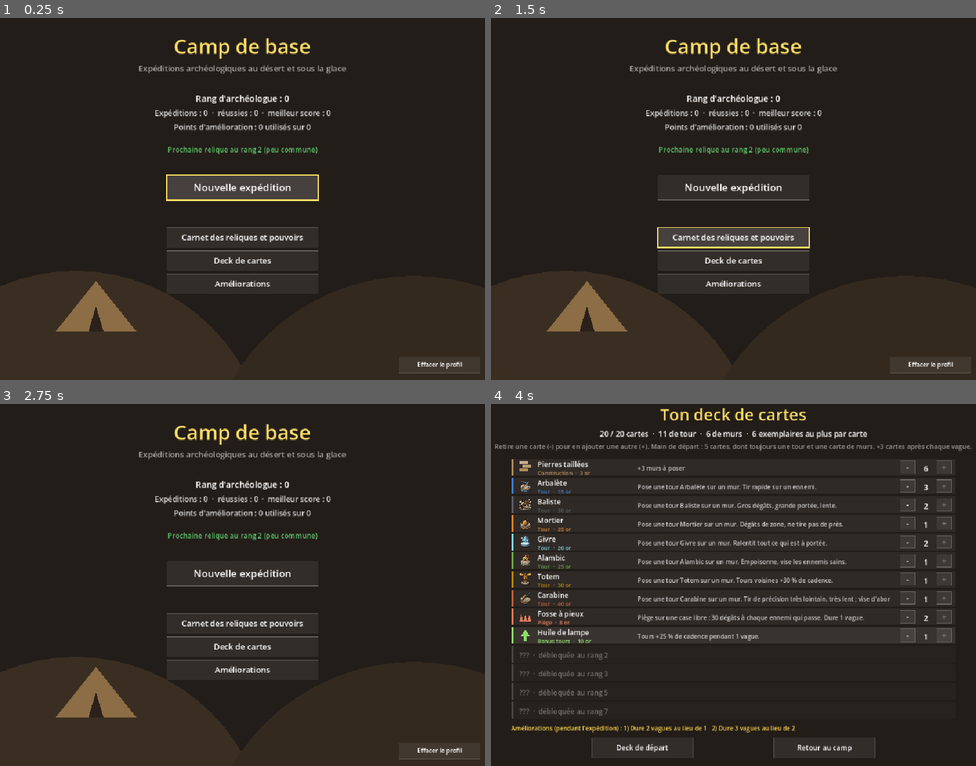
Above: before the commit, frames 1-4 (two rows, left to right).
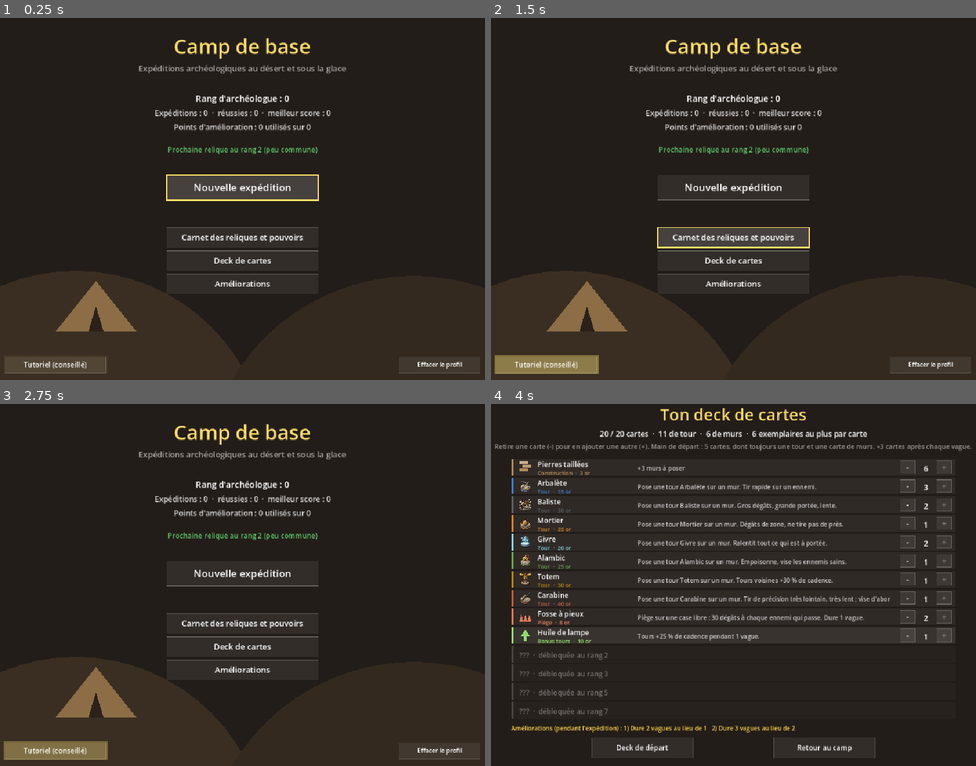
Above: after the commit, the same moments.

Repository: lamierizcoree/tower-defense-archeo
Game: Godot game, scene res://scenes/hub.tscn
Same seed, same stepped clock (60 frames per second), same inputs: the game is played once before the commit and once after it.
Inputs (mouse positions are in pixels of both pictures, inside the frame that each line leads up to):
- Up to frame 1 (0.25 s): no input
- Up to frame 2 (1.5 s): tap Enter at 0.5 s; move the mouse to (840, 177) at 0.52 s; tap E at 0.6 s; click (840, 177) at 0.67 s; tap Space at 0.77, 1.07, 1.25 s; drag from (636, 213) to (709, 267) at 1.27 s
- Up to frame 3 (2.75 s): move the mouse to (291, 498) at 2.02 s; tap Keypad Enter at 2.1 s; click (291, 498) at 2.17 s; tap E at 2.3 s
- Up to frame 4 (4 s): drag from (709, 653) to (588, 523) at 2.77 s; tap Enter at 3.5 s; move the mouse to (879, 635) at 3.52 s; tap E at 3.6 s; click (879, 635) at 3.67 s; tap Space at 3.77 s

The runs differ from the first frame. In frame 1, 0.2% of the frame differs, in the area x 1-22%, y 93-99%; in frame 2, 1.1%, in the area x 0-23%, y 93-99%; in frame 3, 1.1%; in frame 4, less than 0.1%.

Commit message:
Tutoriel guidé : murs, chemin des ennemis, cartes et deck
- Niveau guidé en 11 étapes, lancé depuis le camp de base (bouton mis en avant
  tant que le tutoriel n'a pas été fait).
- Main et pioche fixées pour que les explications collent ; 2 vagues faciles,
  pas de dunes ni de tempête.
- La dernière étape explique la construction du deck et ouvre l'écran du deck.
- L'expédition en cours est mise de côté pendant le tutoriel puis restaurée.

Co-Authored-By: Claude Opus 5.5 <noreply@anthropic.com>
Claude-Session: https://claude.ai/code/session_017Les4StdZwkxWptUMUJtZx

Diff:
--- /dev/null
+++ b/scripts/data/tutorial.gd
@@ -0,0 +1,96 @@
+class_name Tutorial
+extends RefCounted
+## Le tutoriel : un petit niveau guidé, lancé depuis le camp de base.
+## On y apprend à poser des murs, à lire le chemin des ennemis, à jouer des cartes
+## (murs et tours), à lancer une vague, puis comment construire son deck.
+##
+## Chaque étape a un titre, un texte et une condition pour passer à la suivante :
+##   "next"   : le joueur clique sur Suivant
+##   sinon    : une condition vérifiée sur le niveau (voir done())
+## L'expédition en cours, s'il y en a une, est mise de côté pendant le tutoriel (voir run_state.gd).
+
+const LAYOUT := "d1"
+const START_GOLD := 80
+const WAVES := [
+	{"enemies": ["eclaireur", "eclaireur", "eclaireur", "eclaireur", "eclaireur", "eclaireur"], "hp_mult": 0.8},
+	{"enemies": ["eclaireur", "eclaireur", "rapide", "eclaireur", "rapide", "eclaireur", "rapide", "eclaireur"], "hp_mult": 0.9},
+]
+## Main de départ, puis les cartes piochées après la 1re vague (dans l'ordre).
+const HAND := ["murs", "arbalete", "givre", "murs", "lampe"]
+const NEXT_DRAWS := ["pointes", "arbalete", "murs"]
+## Le reste du deck (pour qu'il fasse 20 cartes, comme un vrai deck).
+const REST := ["murs", "murs", "arbalete", "baliste", "givre", "mortier", "alambic", "totem", "carabine", "pointes", "lampe", "murs"]
+
+const STEPS := [
+	{"title": "Bienvenue au chantier de fouilles !",
+		"text": "Les ennemis sortent des cases vertes et marchent vers la case violette. Chacun qui l'atteint te coûte des vies.\nLes petits points rouges montrent leur chemin.",
+		"until": "next"},
+	{"title": "1. Pose des murs",
+		"text": "Tu as 5 murs (en bas à gauche). Clique sur des cases vides, près des points, pour poser au moins 3 murs.\nObserve les points : le chemin fait un détour.",
+		"until": "walls"},
+	{"title": "2. Le chemin des ennemis",
+		"text": "Les ennemis prennent toujours le chemin le plus court. Plus le détour est long, plus ils restent sous le feu de tes tours.\nUn mur qui fermerait tout le passage est refusé : il reste toujours un chemin.\nClic droit sur un mur : il revient dans ta réserve.",
+		"until": "next"},
+	{"title": "3. Plus de murs avec une carte",
+		"text": "Tes actions viennent de ta main de cartes, en bas. Chaque carte coûte de l'or.\nClique sur la carte Pierres taillées : +3 murs pour 3 or. Pose-les ensuite.",
+		"until": "wall_card"},
+	{"title": "4. Pose une tour",
+		"text": "Clique sur la carte Arbalète (elle s'encadre en jaune), puis clique sur un de tes murs : la tour se pose dessus.\nChoisis un mur collé au chemin. Le cercle bleu montre la portée.",
+		"until": "tower"},
+	{"title": "5. Une deuxième tour",
+		"text": "Pose aussi le Givre : il ralentit tous les ennemis à sa portée, donc les autres tours tirent plus longtemps.\nSurvole une tour ou une carte pour voir ses chiffres.",
+		"until": "two_towers"},
+	{"title": "6. Lance la vague",
+		"text": "Clique sur Vague ▶ en haut à droite (ou Espace).\nAvant, tu peux survoler « Prochaine vague (i) » pour voir qui arrive.",
+		"until": "wave"},
+	{"title": "Regarde-les marcher",
+		"text": "Les ennemis suivent les points. Si tu poses un mur pendant la vague, ils changent de chemin aussitôt.\nVitesse x2 accélère le jeu.",
+		"until": "wave_over"},
+	{"title": "7. De nouvelles cartes",
+		"text": "Après chaque vague, tu pioches 3 cartes. Les cartes jouées vont dans la défausse ; quand la pioche est vide, la défausse est remélangée.\nTu as pioché une Fosse à pieux : choisis-la, puis clique sur une case du chemin.",
+		"until": "trap"},
+	{"title": "8. Améliorer une tour",
+		"text": "Clique sur une tour posée pour ouvrir son menu : le niveau 2 la renforce, le niveau 3 donne une spécialisation. Ça se paie en or.\nQuand tu es prêt, lance la dernière vague.",
+		"until": "level_over"},
+	{"title": "Bravo, le chantier est sauvé !",
+		"text": "Dernière chose : ton deck. Au camp de base, le bouton « Deck de cartes » permet de choisir tes 20 cartes :\n• au moins une carte de tour et une carte de murs, 6 exemplaires au plus par carte ;\n• de nouvelles cartes se débloquent avec ton rang d'archéologue ;\n• après chaque victoire, l'atelier améliore une carte (2 fois au plus) pour toute l'expédition.\nUn bon deck a assez de murs pour construire et des tours variées.",
+		"until": "end"},
+]
+
+
+## Liste des cartes du tutoriel, dans l'ordre : main, puis pioche (la fin de la liste est piochée d'abord).
+static func deck() -> Array:
+	var list := []
+	for id in HAND + REST:
+		list.append({"id": id, "lvl": 0})
+	var next := NEXT_DRAWS.duplicate()
+	next.reverse()
+	for id in next:
+		list.append({"id": id, "lvl": 0})
+	return list
+
+
+static func waves() -> Array:
+	return WAVES.duplicate(true)
+
+
+## L'étape est-elle terminée ? lv = le niveau (level.gd), start = ce qui a été noté au début de l'étape.
+static func done(step: int, lv: Node, start: Dictionary) -> bool:
+	match STEPS[step]["until"]:
+		"walls":
+			return lv.walls.size() >= 3
+		"wall_card":
+			return lv.cards_played.get("walls", 0) > int(start.get("walls_played", 0))
+		"tower":
+			return lv.towers.size() >= 1
+		"two_towers":
+			return lv.towers.size() >= 2
+		"wave":
+			return lv.wave_running or lv.wave_index >= 0
+		"wave_over":
+			return not lv.wave_running and lv.wave_index >= 0
+		"trap":
+			return lv.traps.size() >= 1 or lv.wave_running
+		"level_over":
+			return lv.ended
+	return false
--- a/scripts/hub_screen.gd
+++ b/scripts/hub_screen.gd
@@ -8,6 +8,7 @@
 const BTN_DECK := Rect2(330, 480, 300, 40)
 const BTN_UPGRADES := Rect2(330, 526, 300, 40)
 const BTN_RESET := Rect2(790, 690, 160, 32)
+const BTN_TUTORIAL := Rect2(10, 690, 200, 32)
 const BTN_DIFF_DOWN := Rect2(330, 580, 44, 40)
 const BTN_DIFF_UP := Rect2(586, 580, 44, 40)
 
@@ -32,6 +33,8 @@
 	elif BTN_CODEX.has_point(p):
 		Run.codex_return = "res://scenes/hub.tscn"
 		get_tree().change_scene_to_file("res://scenes/codex.tscn")
+	elif BTN_TUTORIAL.has_point(p):
+		Run.start_tutorial()
 	elif BTN_DECK.has_point(p):
 		get_tree().change_scene_to_file("res://scenes/deck.tscn")
 	elif BTN_UPGRADES.has_point(p):
@@ -88,6 +91,9 @@
 	var free := Profile.points_available() - Profile.points_used()
 	UI.button(self, BTN_UPGRADES, "Améliorations" + (" (%d à répartir)" % free if free > 0 else ""), BTN_UPGRADES.has_point(mouse))
 	_draw_difficulty(font, mouse)
+	if not Profile.tutorial_done:
+		draw_rect(BTN_TUTORIAL.grow(3), Color(1, 0.88, 0.4, 0.25 + 0.2 * sin(Time.get_ticks_msec() / 300.0)))
+	UI.button(self, BTN_TUTORIAL, "Tutoriel" if Profile.tutorial_done else "Tutoriel (conseillé)", BTN_TUTORIAL.has_point(mouse), true, 14)
 	UI.button(self, BTN_RESET, "Sûr ? Clique encore" if confirm_reset else "Effacer le profil", BTN_RESET.has_point(mouse), true, 12)
 
 
--- a/scripts/level.gd
+++ b/scripts/level.gd
@@ -63,6 +63,12 @@
 var traps := {}           # Vector2i -> {"id", "lvl", "waves", "hit": {id d'ennemi: true}}
 var effects: Array = []   # malus et bonus en cours : {"id", "lvl", "waves"}
 var card_fx := {"speed": 1.0, "vulnerable": 0.0}   # malus des ennemis, partagé avec eux
+var cards_played := {}    # type de carte -> nombre de cartes jouées dans ce niveau
+
+# Tutoriel (voir data/tutorial.gd)
+var tut_step := 0
+var tut_start := {}       # ce qui est noté au début de l'étape
+const TUT_W := 400.0
 var selected_relic := -1   # index dans Run.relics de la relique à poser (-1 = aucune)
 var ended := false
 var message := ""
@@ -81,14 +87,21 @@
 
 
 func _ready() -> void:
-	node = Run.current_node()
-	biome = Run.biome()
+	if Run.tutorial:
+		node = {"type": "combat", "layout": Tutorial.LAYOUT}
+		biome = Biomes.get_biome(0)
+	else:
+		node = Run.current_node()
+		biome = Run.biome()
 	score_start = Run.score
 	layout = Levels.get_layout(node["layout"])
 	_load_layout()
-	waves = Levels.make_waves(Run.rng, Run.biome_index, Run.current.x, node["type"])
-	_apply_difficulty_to_waves()
-	gold = 70 + 5 * (Run.biome_index * 5 + Run.current.x)
+	if Run.tutorial:
+		waves = Tutorial.waves()
+	else:
+		waves = Levels.make_waves(Run.rng, Run.biome_index, Run.current.x, node["type"])
+		_apply_difficulty_to_waves()
+	gold = Tutorial.START_GOLD if Run.tutorial else 70 + 5 * (Run.biome_index * 5 + Run.current.x)
 	if Difficulty.active("bourse"):
 		gold = int(gold * Difficulty.START_GOLD)
 	if Run.has_joker("rempart"):
@@ -148,6 +161,8 @@
 		elif enemies.is_empty():
 			_end_wave()
 		_check_traps()
+	if Run.tutorial:
+		_tutorial_update()
 	queue_redraw()
 	overlay.queue_redraw()
 
@@ -176,6 +191,10 @@
 	wave_running = false
 	storm = false
 	_update_seals()
+	if wave_index >= waves.size() - 1 and Run.tutorial:
+		ended = true
+		_say("Tutoriel terminé !", 99.0)
+		return
 	if wave_index >= waves.size() - 1:
 		ended = true
 		var kept := int(gold * (Jokers.MARCHANDS_TREASURE if Run.has_family("marchands", 3) else 0.5))
@@ -199,7 +218,7 @@
 
 
 func _is_storm(index: int) -> bool:
-	return biome["id"] == "desert" and index % 2 == 1
+	return biome["id"] == "desert" and index % 2 == 1 and not Run.tutorial
 
 
 ## Difficulté : transforme certains ennemis en élites et ajoute l'escorte du boss.
@@ -340,7 +359,7 @@
 ## Entre deux vagues, les dunes bougent : les anciennes disparaissent et de nouvelles
 ## recouvrent des cases libres, sans jamais fermer complètement le passage.
 func _shift_dunes() -> void:
-	if biome["id"] != "desert":
+	if biome["id"] != "desert" or Run.tutorial:
 		return
 	for cell in dunes:
 		astar.set_point_solid(cell, false)
@@ -402,6 +421,9 @@
 			_click_card(k)
 		return
 
+	if Run.tutorial and event is InputEventMouseButton and event.pressed and event.button_index == MOUSE_BUTTON_LEFT:
+		if _tutorial_click(get_global_mouse_position()):
+			return
 	if ended:
 		return
 	if event is InputEventMouseButton and event.pressed:
@@ -704,6 +726,11 @@
 ## Début du niveau : tout le deck est mélangé dans la pioche, puis on pioche la main de départ,
 ## qui contient toujours au moins une carte de tour et une carte de murs.
 func _setup_deck() -> void:
+	if Run.tutorial:
+		# main et pioche fixées pour que les explications collent (voir data/tutorial.gd)
+		hand = range(Tutorial.HAND.size())
+		draw_pile = range(Tutorial.HAND.size(), Run.deck.size())
+		return
 	draw_pile = range(Run.deck.size())
 	_shuffle(draw_pile)
 	_draw_cards(Cards.DRAW_START)
@@ -836,6 +863,8 @@
 
 ## La carte jouée part dans la défausse.
 func _discard_card(slot: int) -> void:
+	var kind := Cards.kind_of(_card_id(slot))
+	cards_played[kind] = int(cards_played.get(kind, 0)) + 1
 	discard.append(hand[slot])
 	hand.remove_at(slot)
 	if selected_card == slot:
@@ -1267,6 +1296,8 @@
 func _draw_hud(font: Font) -> void:
 	var type_names := {"combat": "", "elite": "  ·  ÉLITE", "boss": "  ·  BOSS", "fouille": "  ·  FOUILLE"}
 	var title := "%s · %s%s" % [biome["name"], layout["name"], type_names[node["type"]]]
+	if Run.tutorial:
+		title = "Tutoriel · " + layout["name"]
 	if Run.mission != "":
 		var m := Missions.get_mission(Run.mission)
 		title = "%s · Mission : %s" % [layout["name"], m["desc"]]
@@ -1365,6 +1396,8 @@
 	if not summary.is_empty():
 		_draw_summary()
 		return
+	if Run.tutorial:
+		_draw_tutorial()
 	if ended:
 		return
 	var mouse := get_global_mouse_position()
@@ -1628,6 +1661,84 @@
 	return "%.1f" % x
 
 
+# --- Tutoriel ----------------------------------------------------------------
+
+## Passe aux étapes suivantes dès que leur condition est remplie.
+func _tutorial_update() -> void:
+	while tut_step < Tutorial.STEPS.size() - 1 and Tutorial.done(tut_step, self, tut_start):
+		_tutorial_next()
+
+
+func _tutorial_next() -> void:
+	tut_step = mini(tut_step + 1, Tutorial.STEPS.size() - 1)
+	tut_start = {"walls_played": int(cards_played.get("walls", 0))}
+
+
+## Rectangles du panneau et de ses boutons : {"panel", "next", "skip", "deck", "camp"}.
+func _tutorial_rects() -> Dictionary:
+	var font := ThemeDB.fallback_font
+	var step: Dictionary = Tutorial.STEPS[tut_step]
+	var final: bool = step["until"] == "end"
+	var w := 560.0 if final else TUT_W
+	var text_h := font.get_multiline_string_size(step["text"], HORIZONTAL_ALIGNMENT_LEFT, w - 24, 13).y
+	var h := 44.0 + text_h + 48.0
+	var pos := Vector2((Grid.SCREEN.x - w) / 2.0, 150) if final else Vector2(Grid.SCREEN.x - w - 8, 66)
+	var p := Rect2(pos, Vector2(w, h))
+	var r := {"panel": p}
+	var by := p.end.y - 38
+	if final:
+		r["deck"] = Rect2(p.position.x + 12, by, 260, 30)
+		r["camp"] = Rect2(p.end.x - 212, by, 200, 30)
+	else:
+		r["skip"] = Rect2(p.position.x + 12, by, 150, 26)
+		if step["until"] == "next":
+			r["next"] = Rect2(p.end.x - 132, by, 120, 30)
+	return r
+
+
+## Clic dans le panneau du tutoriel. Renvoie vrai si le clic a été utilisé.
+func _tutorial_click(pos: Vector2) -> bool:
+	var r := _tutorial_rects()
+	if r.has("next") and r["next"].has_point(pos):
+		_tutorial_next()
+		return true
+	if r.has("skip") and r["skip"].has_point(pos):
+		Run.end_tutorial("res://scenes/hub.tscn")
+		return true
+	if r.has("deck") and r["deck"].has_point(pos):
+		Run.end_tutorial("res://scenes/deck.tscn")
+		return true
+	if r.has("camp") and r["camp"].has_point(pos):
+		Run.end_tutorial("res://scenes/hub.tscn")
+		return true
+	return r["panel"].has_point(pos)
+
+
+func _draw_tutorial() -> void:
+	var font := ThemeDB.fallback_font
+	var mouse := get_global_mouse_position()
+	var step: Dictionary = Tutorial.STEPS[tut_step]
+	var r := _tutorial_rects()
+	var p: Rect2 = r["panel"]
+	if step["until"] == "end":
+		overlay.draw_rect(Rect2(Vector2.ZERO, Grid.SCREEN), Color(0, 0, 0, 0.5))
+	overlay.draw_rect(Rect2(p.position + Vector2(4, 5), p.size), Color(0, 0, 0, 0.35))
+	overlay.draw_rect(p, Color("1f1a15"))
+	overlay.draw_rect(p, Color("ffd54a"), false, 2.0)
+	overlay.draw_string(font, p.position + Vector2(12, 26), step["title"], HORIZONTAL_ALIGNMENT_LEFT, p.size.x - 80, 17, Color("ffe066"))
+	overlay.draw_string(font, p.position + Vector2(p.size.x - 62, 24), "%d / %d" % [tut_step + 1, Tutorial.STEPS.size()], HORIZONTAL_ALIGNMENT_RIGHT, 50, 12, Color(1, 1, 1, 0.45))
+	overlay.draw_multiline_string(font, p.position + Vector2(12, 52), step["text"], HORIZONTAL_ALIGNMENT_LEFT, p.size.x - 24, 13, -1, Color(1, 1, 1, 0.9))
+	if r.has("next"):
+		UI.button(overlay, r["next"], "Suivant", r["next"].has_point(mouse), true, 14)
+	elif r.has("skip"):
+		overlay.draw_string(font, Vector2(p.end.x - 200, p.end.y - 18), "à toi de jouer…", HORIZONTAL_ALIGNMENT_RIGHT, 188, 12, Color("ffd54a"))
+	if r.has("skip"):
+		UI.button(overlay, r["skip"], "Passer le tutoriel", r["skip"].has_point(mouse), true, 11)
+	if r.has("deck"):
+		UI.button(overlay, r["deck"], "Construire mon deck", r["deck"].has_point(mouse), true, 14)
+		UI.button(overlay, r["camp"], "Retour au camp", r["camp"].has_point(mouse), true, 14)
+
+
 # --- Bilan de fin de niveau --------------------------------------------------
 
 ## Rassemble les chiffres du niveau. Le bilan reste affiché jusqu'à ce que le joueur continue.
--- a/scripts/profile.gd
+++ b/scripts/profile.gd
@@ -17,6 +17,7 @@
 var alloc := {}               # catégorie d'amélioration -> points
 var difficulty_unlocked := 0  # plus haut niveau de difficulté débloqué (voir data/difficulty.gd)
 var difficulty := 0           # niveau choisi pour la prochaine expédition
+var tutorial_done := false   # le tutoriel a été vu (le bouton du camp n'est plus mis en avant)
 var deck := {}                # deck construit au camp : identifiant de carte -> exemplaires (voir data/cards.gd)
 
 
@@ -43,6 +44,7 @@
 	bosses = data.get("bosses", {})
 	difficulty_unlocked = clampi(int(data.get("difficulty_unlocked", 0)), 0, Difficulty.MAX)
 	difficulty = clampi(int(data.get("difficulty", 0)), 0, difficulty_unlocked)
+	tutorial_done = bool(data.get("tutorial_done", false))
 	deck = {}
 	var saved_deck: Dictionary = data.get("deck", {})
 	for k in saved_deck:
@@ -63,7 +65,7 @@
 		"rank": rank, "total_score": total_score, "best_score": best_score,
 		"runs": runs, "victories": victories, "bosses": bosses, "alloc": alloc,
 		"difficulty_unlocked": difficulty_unlocked, "difficulty": difficulty,
-		"deck": deck,
+		"deck": deck, "tutorial_done": tutorial_done,
 	}, "  "))
 
 
@@ -103,6 +105,12 @@
 	return unlocked
 
 
+func mark_tutorial_done() -> void:
+	if not tutorial_done:
+		tutorial_done = true
+		save_profile()
+
+
 func is_card_unlocked(id: String) -> bool:
 	return Cards.is_unlocked(id, rank)
 
--- a/scripts/run_state.gd
+++ b/scripts/run_state.gd
@@ -31,6 +31,10 @@
 var codex_return := "res://scenes/hub.tscn"   # écran où revenir en quittant le carnet
 var forge_free := false             # fusion offerte par le feu de camp
 var deck: Array = []                # cartes de l'expédition : {"id", "lvl"} (voir data/cards.gd)
+var tutorial := false               # le tutoriel est en cours (voir data/tutorial.gd)
+var _saved := {}                    # l'expédition mise de côté pendant le tutoriel
+const _SAVED_KEYS := ["lives", "score", "kills", "deck", "jokers", "relics", "mission", "mission_ok",
+	"difficulty", "biome_index", "boss_killed"]
 
 
 func new_run() -> void:
@@ -64,6 +68,37 @@
 	visited.clear()
 
 
+## Lance le tutoriel. L'expédition en cours est mise de côté et revient à la fin.
+func start_tutorial() -> void:
+	_saved = {}
+	for k in _SAVED_KEYS:
+		var v = get(k)
+		_saved[k] = v.duplicate(true) if (v is Array or v is Dictionary) else v
+	tutorial = true
+	lives = 99
+	score = 0
+	jokers.clear()
+	relics.clear()
+	mission = ""
+	difficulty = 0
+	biome_index = 0
+	deck = Tutorial.deck()
+	get_tree().change_scene_to_file("res://scenes/level.tscn")
+
+
+## Fin du tutoriel : l'expédition mise de côté revient, puis on va à l'écran demandé.
+func end_tutorial(scene: String) -> void:
+	for k in _saved:
+		if get(k) is Array:
+			get(k).assign(_saved[k])
+		else:
+			set(k, _saved[k])
+	_saved = {}
+	tutorial = false
+	Profile.mark_tutorial_done()
+	get_tree().change_scene_to_file(scene)
+
+
 func biome() -> Dictionary:
 	return Biomes.get_biome(biome_index)
 
